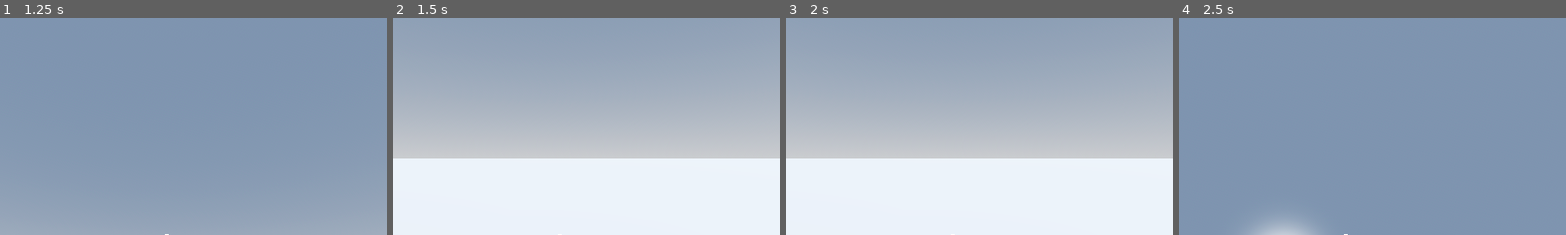
Above: before the commit, frames 1-4 (left to right).
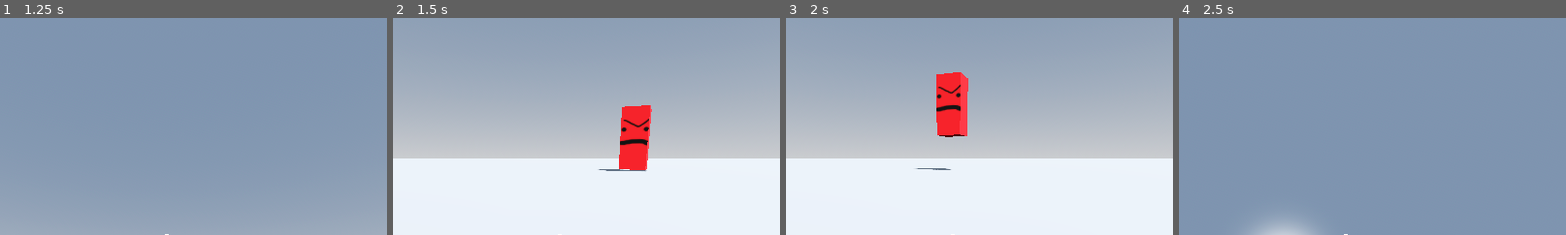
Above: after the commit, the same moments.

Repository: Rubix334/Extrica
Game: Godot game, scene res://level.tscn
The game is run twice, just before and just after one commit, with the same random seed, the same clock (stepped at 60 frames per second) and the same inputs.
Inputs (mouse positions are % of the whole screen's width and height, from its top left):
- Up to frame 1 (1.25 s): tap Enter (ui_accept) at 0.5, 0.77, 1.07 s; move the mouse to (72, 45) at 0.52 s; hold Right (ui_right) from 0.53 s (still down); hold Shift (sprint) from 0.53 s (still down); tap Ctrl (crouch) at 0.6 s
- Up to frame 2 (1.5 s): tap Enter (ui_accept) at 1.25 s; move the mouse to (30, 55) at 1.27 s; release Right (ui_right) at 1.28 s; release Shift (sprint) at 1.28 s; hold Down (ui_down) from 1.28 s (still down); tap Shift (sprint) at 1.35 s
- Up to frame 3 (2 s): keep holding Down (ui_down); tap Enter (ui_accept) at 1.52, 1.55, 1.82 s
- Up to frame 4 (2.5 s): move the mouse to (60, 28) at 2.02 s; release Down (ui_down) at 2.03 s; hold Right (ui_right) from 2.03 s (still down); tap Enter (ui_accept) at 2.1 s; tap Ctrl (crouch) at 2.3 s
The pictures show only the part of the screen within x 29-78%, y 0-50%; the shares and areas given below are measured in that part.

Frame 1 is identical in both runs. In frame 2, 2.3% of the frame differs, in the area x 53-67%, y 40-71%; in frame 3, 2.4%, in the area x 33-48%, y 25-71%; in frame 4, nothing differs.

Commit message:
bad head bob animation

Diff:
--- /dev/null
+++ b/Extrica/enemy.gd
@@ -0,0 +1,28 @@
+extends CharacterBody3D
+
+
+const SPEED = 5.0
+const JUMP_VELOCITY = 4.5
+
+
+func _physics_process(delta: float) -> void:
+	# Add the gravity.
+	if not is_on_floor():
+		velocity += get_gravity() * delta
+
+	# Handle jump.
+	if Input.is_action_just_pressed("ui_accept") and is_on_floor():
+		velocity.y = JUMP_VELOCITY
+
+	# Get the input direction and handle the movement/deceleration.
+	# As good practice, you should replace UI actions with custom gameplay actions.
+	var input_dir := Input.get_vector("ui_left", "ui_right", "ui_up", "ui_down")
+	var direction := (transform.basis * Vector3(input_dir.x, 0, input_dir.y)).normalized()
+	if direction:
+		velocity.x = direction.x * SPEED
+		velocity.z = direction.z * SPEED
+	else:
+		velocity.x = move_toward(velocity.x, 0, SPEED)
+		velocity.z = move_toward(velocity.z, 0, SPEED)
+
+	move_and_slide()
--- /dev/null
+++ b/Extrica/enemy.tscn
@@ -0,0 +1,25 @@
+[gd_scene format=3 uid="uid://deyf5v85doe8d"]
+
+[ext_resource type="Script" uid="uid://byqhlyacdesvc" path="res://enemy.gd" id="1_4gyqm"]
+[ext_resource type="Texture2D" uid="uid://cj5b8rgldgwql" path="res://enemyPlaceholder.png" id="1_7k104"]
+
+[sub_resource type="StandardMaterial3D" id="StandardMaterial3D_4gyqm"]
+albedo_texture = ExtResource("1_7k104")
+
+[sub_resource type="BoxMesh" id="BoxMesh_7xaro"]
+material = SubResource("StandardMaterial3D_4gyqm")
+size = Vector3(0.8, 1.8, 0.8)
+
+[sub_resource type="CapsuleShape3D" id="CapsuleShape3D_7k104"]
+radius = 0.63378906
+height = 1.9101563
+
+[node name="Node3D" type="CharacterBody3D" unique_id=2036158031]
+script = ExtResource("1_4gyqm")
+
+[node name="MeshInstance3D" type="MeshInstance3D" parent="." unique_id=2019432292]
+mesh = SubResource("BoxMesh_7xaro")
+
+[node name="CollisionShape3D" type="CollisionShape3D" parent="." unique_id=1790778452]
+transform = Transform3D(1, 0, 0, 0, 1, 0, 0, 0, 1, 0, 0.0048828125, 0)
+shape = SubResource("CapsuleShape3D_7k104")
--- a/Extrica/level.tscn
+++ b/Extrica/level.tscn
@@ -3,6 +3,7 @@
 [ext_resource type="PackedScene" uid="uid://ckudr8chj1kgo" path="res://player.tscn" id="1_u52ul"]
 [ext_resource type="Script" uid="uid://iee2u0lw37i4" path="res://level.gd" id="1_vonw3"]
 [ext_resource type="PackedScene" uid="uid://bop3dp2337m7x" path="res://sec_cam.tscn" id="3_oi3di"]
+[ext_resource type="PackedScene" uid="uid://deyf5v85doe8d" path="res://enemy.tscn" id="4_0b4ue"]
 
 [sub_resource type="ProceduralSkyMaterial" id="ProceduralSkyMaterial_u52ul"]
 sky_horizon_color = Color(0.66224277, 0.6717428, 0.6867428, 1)
@@ -48,3 +49,6 @@
 [node name="sec_cam" parent="." unique_id=782250356 node_paths=PackedStringArray("player") instance=ExtResource("3_oi3di")]
 transform = Transform3D(1, 0, 0, 0, 0.9772718, -0.21199004, 0, 0.21199004, 0.9772718, -8.540968, 8.12883, -17.526684)
 player = NodePath("../Player")
+
+[node name="Node3D" parent="." unique_id=2036158031 instance=ExtResource("4_0b4ue")]
+transform = Transform3D(1, 0, 0, 0, 1, 0, 0, 0, 1, -13.478322, 1.4261882, 0)
--- a/Extrica/player.gd
+++ b/Extrica/player.gd
@@ -6,12 +6,14 @@
 @onready var camera: Camera3D = $Camera3D
 @onready var ray: RayCast3D = $Camera3D/RayCast3D
 @onready var collision: CollisionShape3D = $CollisionShape3D
+@onready var animation_player: AnimationPlayer = $AnimationPlayer
 
 
 var look_dir : Vector2
 var camera_sens = 50
 var cap_mouse = false
 var crouched = false
+var sprinting = false
 
 signal looking_at_cam
 signal not_looking_at_cam
@@ -27,8 +29,10 @@
 	if not crouched:
 		if Input.is_action_pressed("sprint"):
 			SPEED = 10
+			sprinting = true
 		if Input.is_action_just_released("sprint"):
 			SPEED = 5.0
+			sprinting = false
 
 	# Add the gravity.
 	if not is_on_floor():
@@ -40,6 +44,7 @@
 	if direction:
 		velocity.x = direction.x * SPEED
 		velocity.z = direction.z * SPEED
+		head_bob()
 	else:
 		velocity.x = move_toward(velocity.x, 0, SPEED)
 		velocity.z = move_toward(velocity.z, 0, SPEED)
@@ -92,3 +97,10 @@
 			collision.shape.height = 2
 			collision.position.y += 0.5
 			crouched = false
+
+func head_bob():
+	animation_player.play("bob")
+	if not sprinting:
+		animation_player.speed_scale = 1
+	else:
+		animation_player.speed_scale = 1.5
--- a/Extrica/player.tscn
+++ b/Extrica/player.tscn
@@ -5,6 +5,43 @@
 [sub_resource type="CapsuleMesh" id="CapsuleMesh_onrkg"]
 
 [sub_resource type="CapsuleShape3D" id="CapsuleShape3D_i3pqv"]
+
+[sub_resource type="Animation" id="Animation_4flbx"]
+length = 0.001
+tracks/0/type = "value"
+tracks/0/imported = false
+tracks/0/enabled = true
+tracks/0/path = NodePath(".:position")
+tracks/0/interp = 1
+tracks/0/loop_wrap = true
+tracks/0/keys = {
+"times": PackedFloat32Array(0),
+"transitions": PackedFloat32Array(1),
+"update": 0,
+"values": [Vector3(0, 0.39342272, -0.19228959)]
+}
+
+[sub_resource type="Animation" id="Animation_onrkg"]
+resource_name = "bob"
+length = 0.7
+tracks/0/type = "value"
+tracks/0/imported = false
+tracks/0/enabled = true
+tracks/0/path = NodePath(".:position")
+tracks/0/interp = 1
+tracks/0/loop_wrap = true
+tracks/0/keys = {
+"times": PackedFloat32Array(0, 0.33333334, 0.6666667),
+"transitions": PackedFloat32Array(1.8025011, 1.866066, 2.0705302),
+"update": 0,
+"values": [Vector3(0, 0.39342272, -0.19228959), Vector3(0, 0.48259485, -0.19228959), Vector3(0, 0.39, -0.192)]
+}
+
+[sub_resource type="AnimationLibrary" id="AnimationLibrary_i3pqv"]
+_data = {
+&"RESET": SubResource("Animation_4flbx"),
+&"bob": SubResource("Animation_onrkg")
+}
 
 [node name="Node3D" type="CharacterBody3D" unique_id=277564241]
 script = ExtResource("1_4flbx")
@@ -14,6 +51,10 @@
 
 [node name="CollisionShape3D" type="CollisionShape3D" parent="." unique_id=1934593349]
 shape = SubResource("CapsuleShape3D_i3pqv")
+
+[node name="AnimationPlayer" type="AnimationPlayer" parent="." unique_id=1362064468]
+root_node = NodePath("../Camera3D")
+libraries/ = SubResource("AnimationLibrary_i3pqv")
 
 [node name="Camera3D" type="Camera3D" parent="." unique_id=2043607812]
 transform = Transform3D(1, 0, 0, 0, 1, 0, 0, 0, 1, 0, 0.39342272, -0.19228959)
Not shown, added: Extrica/enemy.gd.uid
Binary file added: Extrica/enemyPlaceholder.png
Not shown, added: Extrica/enemyPlaceholder.png.import
